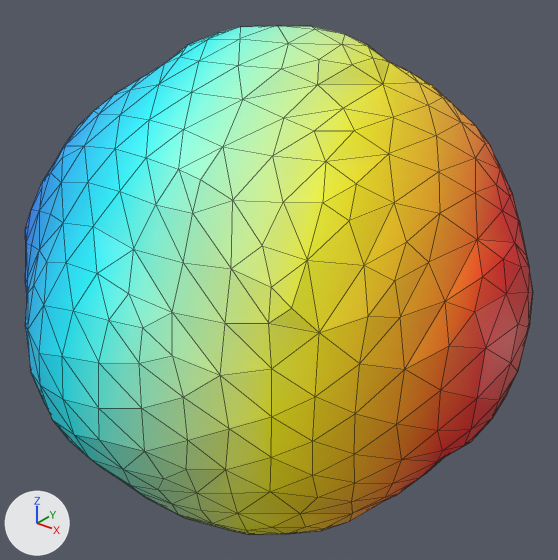
Renders of the glTF model artifacts/case_HERO_sub013/aneurysm.glb from each side of a commit.
Before and after are seen from a 50 mm lens placed at (1.71, -15.2, 27.69), pointed at (-3.74, -8.38, 23.46). Lighting does not change. The marker at lower left points along +X, +Y and +Z. The older version comes first. Mesh edges are drawn as thin lines. Where no turn or scale is listed for an object, it has been applied to the vertices.

Objects in the first picture: 'geometry_0'.
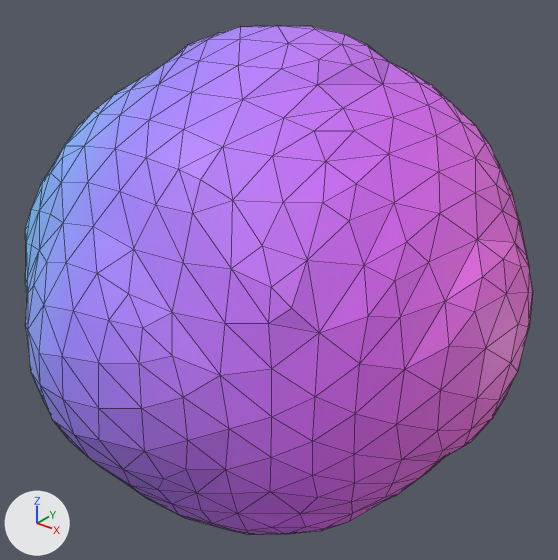
Changed parts and their boxes (x1, y1, x2, y2) in the pictures (558 x 560 px):
part 1 of me_geometry_0, recoloured (yellow to purple)
    both: (198, 35, 461, 534)
part 2 of me_geometry_0, recoloured (green to purple)
    both: (91, 26, 367, 530)
part 3 of me_geometry_0, recoloured (cyan to blue)
    both: (25, 27, 240, 496)
part 4 of me_geometry_0, recoloured (orange to pink)
    both: (321, 98, 515, 531)
part 5 of me_geometry_0, recoloured (red to pink)
    both: (421, 172, 533, 477)
part 6 of me_geometry_0, recoloured
    both: (25, 111, 98, 329)

What changed in the scene script:
```text
Change me_geometry_0:
    where me_geometry_0.from_pydata(...)  # 614 vertices, 1224 faces; spans x -6.83..-0.67, y -11.67..-5.13, z 20.36..26.52
    used by ob_geometry_0; location = (0.0, 0.0, 0.0)
    me_geometry_0 part 1: 237 faces centred in x -4.81..-1.3, y -10.92..-5.17, z 20.39..26.32 are repainted in the vertex colours; the middle colour goes from yellow #ffee00 to purple #da70ff
    me_geometry_0 part 2: 253 faces centred in x -5.78..-2.15, y -11.54..-5.5, z 20.43..26.48 are repainted in the vertex colours; the middle colour goes from green #bcffbb to purple #bf7dff
    me_geometry_0 part 3: 263 faces centred in x -6.64..-3.34, y -11.63..-6.25, z 20.98..26.44 are repainted in the vertex colours; the middle colour goes from cyan #00ebff to blue #9c90ff
    me_geometry_0 part 4: 175 faces centred in x -3.7..-0.86, y -10.12..-5.17, z 20.55..25.65 are repainted in the vertex colours; the middle colour goes from orange #ff8200 to pink #ed70f2
    me_geometry_0 part 5: 141 faces centred in x -2.59..-0.71, y -9.2..-5.66, z 21.22..24.82 are repainted in the vertex colours; the middle colour goes from red #de0000 to pink #f973e4
    me_geometry_0 part 6: 155 faces centred in x -6.8..-4.8, y -11.28..-7.52, z 21.97..25.66 are repainted in the vertex colours; the middle colour goes from blue #0094ff to blue #7cc0ff
```
